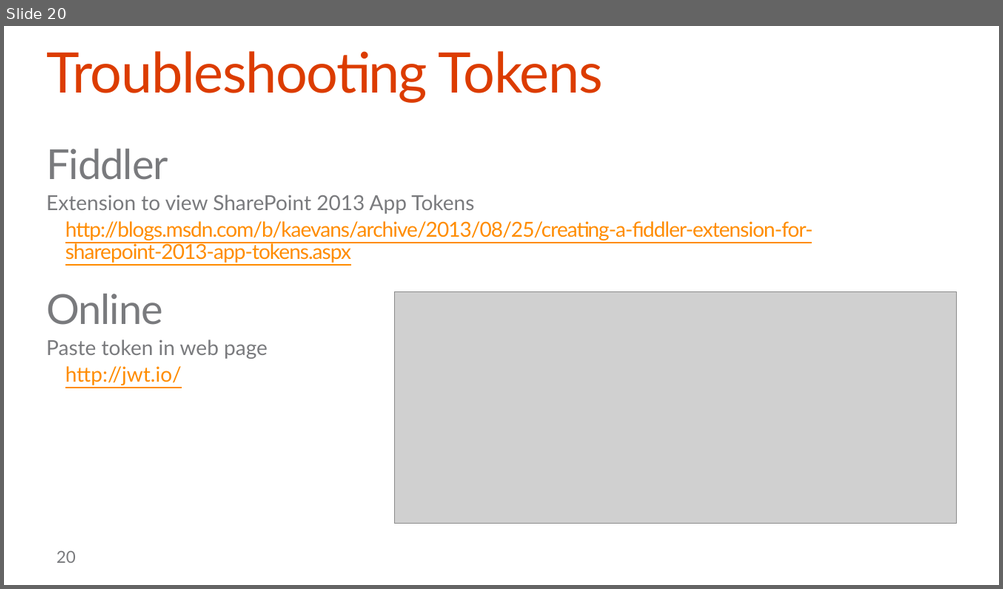
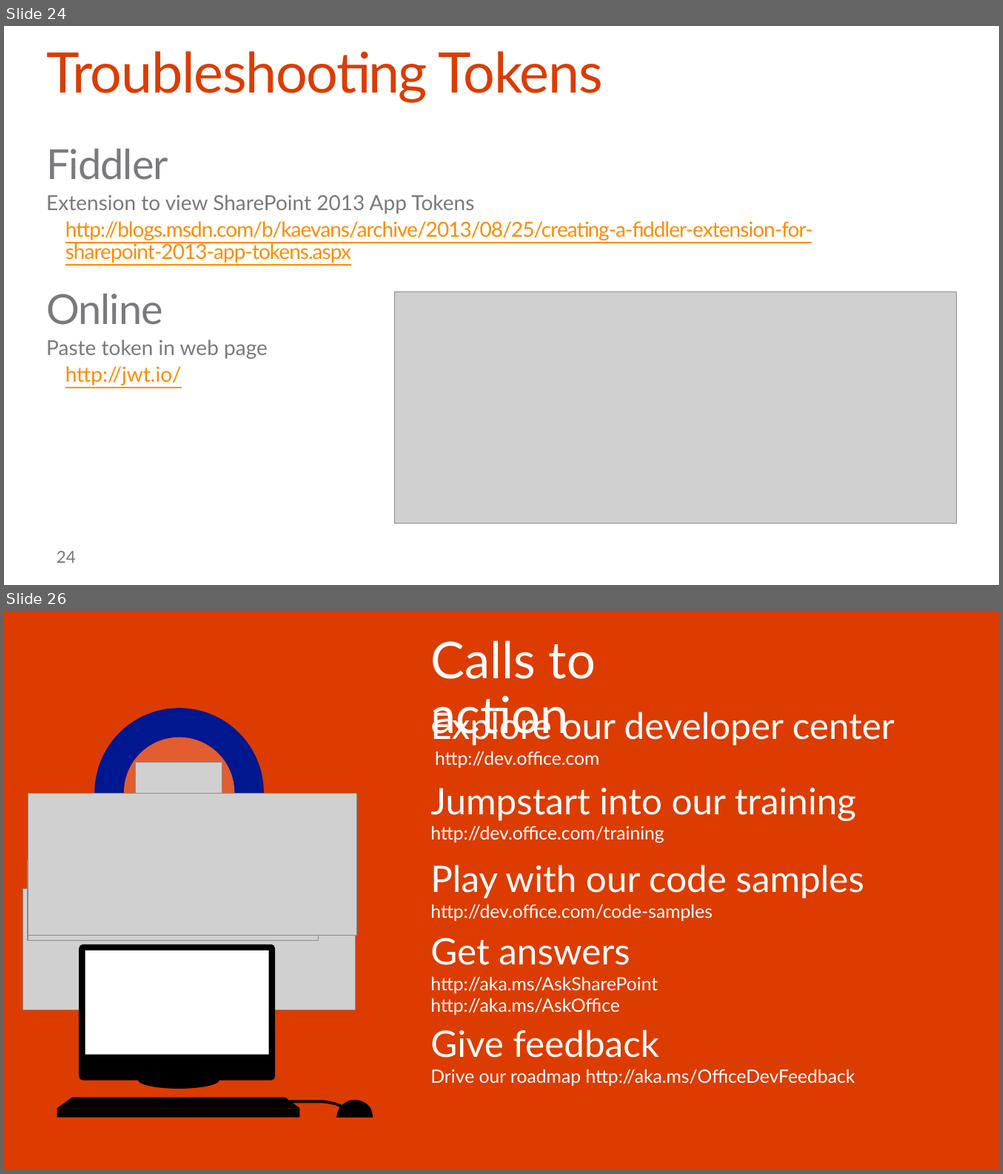
Before and after one commit to OfficeDev/TrainingContent, a slide deck: O3653-1 Deep Dive into Azure AD with the Office 365 APIs/O3653-1 Deep Dive into Azure AD with the Office 365 APIs.pptx. Shown one above the other, each under a label of ours: slide 20 before the commit, slides 24 and 26 after it; the slides between them are not shown. The pictures are 1003x589 and 1003x1174 pixels, drawn with LibreOffice and Linux fonts; fonts in the diff are those of the drawing; grey boxes stand for pictures; background and template pictures are left out. Boxes give left, top, right and bottom in pixels: in the first picture for what was removed or moved away, otherwise in the second. Text is boxed around its words. In the diff, an @@ line names an element or a change of style, - is before the commit and + after.

```diff
--- a/O3653-1 Deep Dive into Azure AD with the Office 365 APIs/O3653-1 Deep Dive into Azure AD with the Office 365 APIs.pptx
+++ b/O3653-1 Deep Dive into Azure AD with the Office 365 APIs/O3653-1 Deep Dive into Azure AD with the Office 365 APIs.pptx
@@ slide 26 added at [4, 611, 999, 1170], background #DC3C00 @@
@@ text added at [430, 641, 595, 743], 49 pt, text #FFFFFF @@
+Calls to action
@@ ellipse added at [94, 708, 264, 877], fill #00188F @@
@@ text added at [430, 707, 894, 769], 35.3 pt, text #FFFFFF @@
+Explore our developer center
+  http://dev.office.com
@@ ellipse added at [124, 737, 235, 848], fill #E25D2F @@
@@ picture added at [135, 762, 222, 815] @@
@@ text added at [430, 788, 856, 843], 17.6 pt, text #FFFFFF @@
+Jumpstart into our training
+http://dev.office.com/training
@@ picture added at [28, 793, 357, 936] @@
@@ picture added at [28, 860, 318, 941] @@
@@ text added at [430, 865, 864, 922], 17.6 pt, text #FFFFFF @@
+Play with our code samples
+http://dev.office.com/code-samples
@@ picture added at [22, 889, 355, 1010] @@
@@ text added at [430, 938, 657, 1016], 17.6 pt, text #FFFFFF @@
+  Get answers
+  http://aka.ms/AskSharePoint
+  http://aka.ms/AskOffice
@@ text added at [430, 1030, 855, 1087], 17.6 pt, text #FFFFFF @@
+Give feedback
+Drive our roadmap http://aka.ms/OfficeDevFeedback
@@ group added at [57, 945, 373, 1118]: 4 freeform shapes, 2 rectangles, 1 ellipse @@
@@ what was slide 20 is now slide 24 @@
@@ page number at [57, 551, 76, 563]: text changed @@
-20
+24
```
Also in this commit, not shown: 1 slide changed, 7 other slides added, 8 other files.
